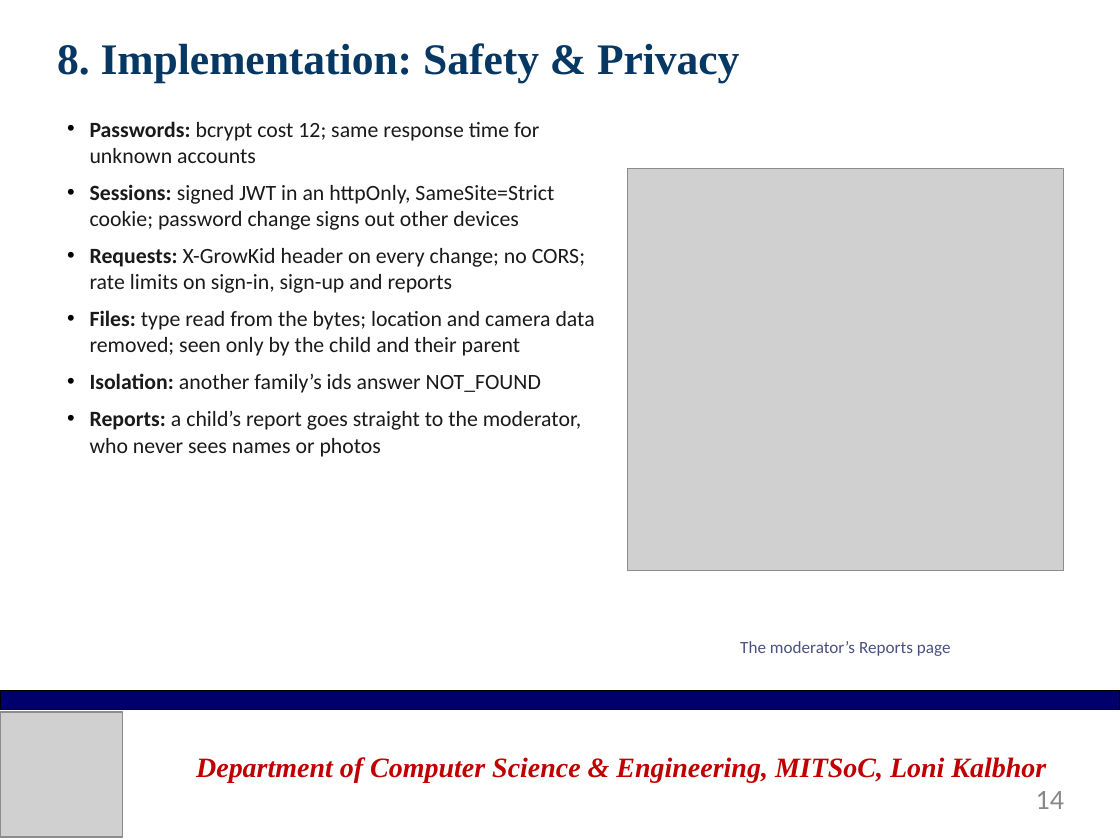
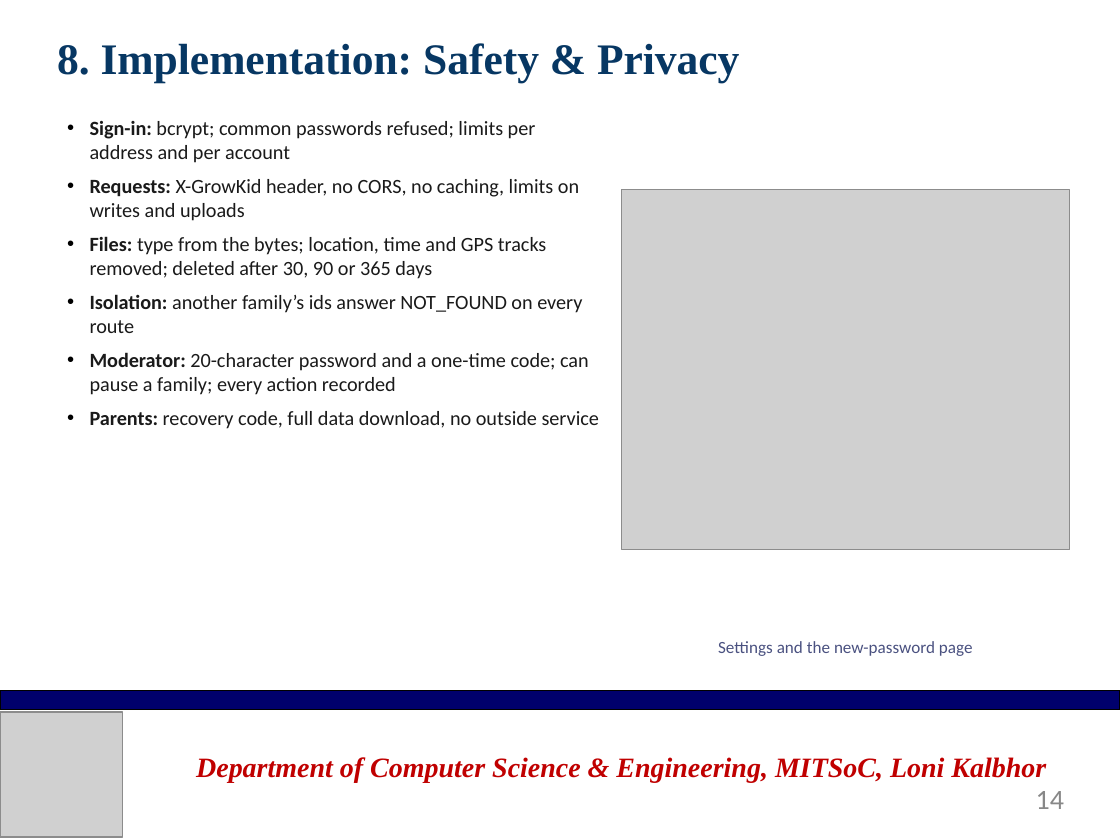
Before and after one commit to asce999/GrowKid, a slide deck: slide 14 of Documentation/Presentation/GrowKid-Final-Presentation.pptx. Drawn at 1120x840 pixels with LibreOffice and Linux fonts; fonts in the diff are those of the drawing; grey boxes stand for pictures; background and template pictures are left out. Boxes give left, top, right and bottom in pixels: in the first picture for what was removed or moved away, otherwise in the second. Text is boxed around its words. In the diff, an @@ line names an element or a change of style, - is before the commit and + after.

```diff
--- a/Documentation/Presentation/GrowKid-Final-Presentation.pptx
+++ b/Documentation/Presentation/GrowKid-Final-Presentation.pptx
@@ text at (90, 121, 599, 429): text changed; size 14 to 13 pt @@
-• Passwords: bcrypt cost 12; same response time for unknown accounts
-• Sessions: signed JWT in an httpOnly, SameSite=Strict cookie; password change signs out other devices
-• Requests: X-GrowKid header on every change; no CORS; rate limits on sign-in, sign-up and reports
-• Files: type read from the bytes; location and camera data removed; seen only by the child and their parent
-• Isolation: another family’s ids answer NOT_FOUND
-• Reports: a child’s report goes straight to the moderator, who never sees names or photos
+• Sign-in: bcrypt; common passwords refused; limits per address and per account
+• Requests: X-GrowKid header, no CORS, no caching, limits on writes and uploads
+• Files: type from the bytes; location, time and GPS tracks removed; deleted after 30, 90 or 365 days
+• Isolation: another family’s ids answer NOT_FOUND on every route
+• Moderator: 20-character password and a one-time code; can pause a family; every action recorded
+• Parents: recovery code, full data download, no outside service
@@ picture: place and size @@
-picture at (627, 169, 1064, 570)
+picture at (622, 190, 1070, 550)
@@ text at (718, 641, 973, 656): text changed @@
-The moderator’s Reports page
+Settings and the new-password page
```
Also in this commit, not shown: 10 other slides changed, 13 other files.
